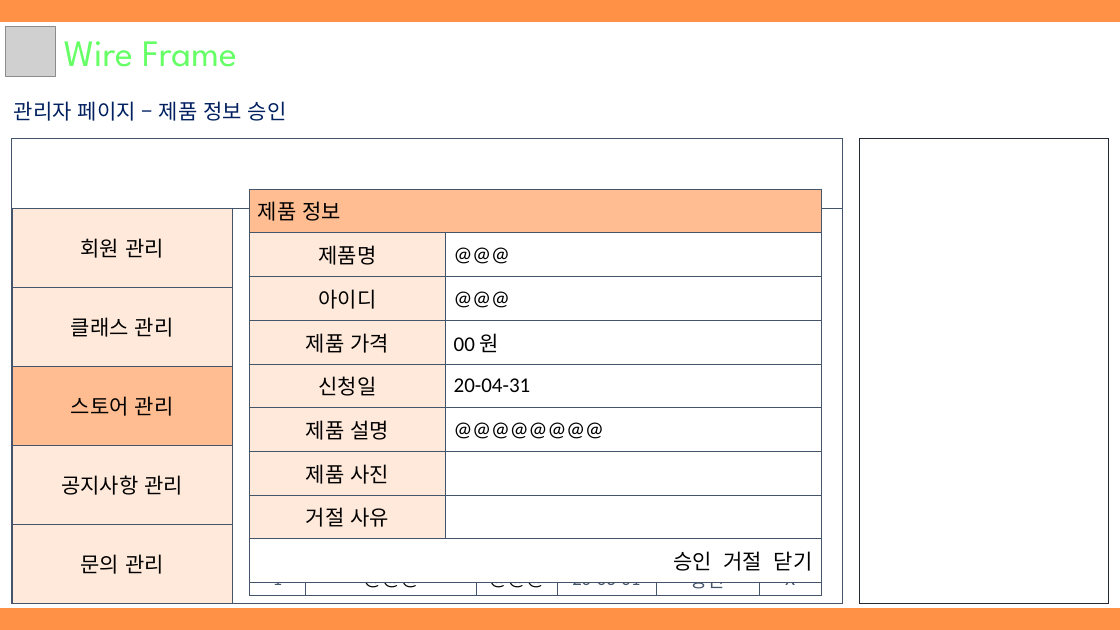
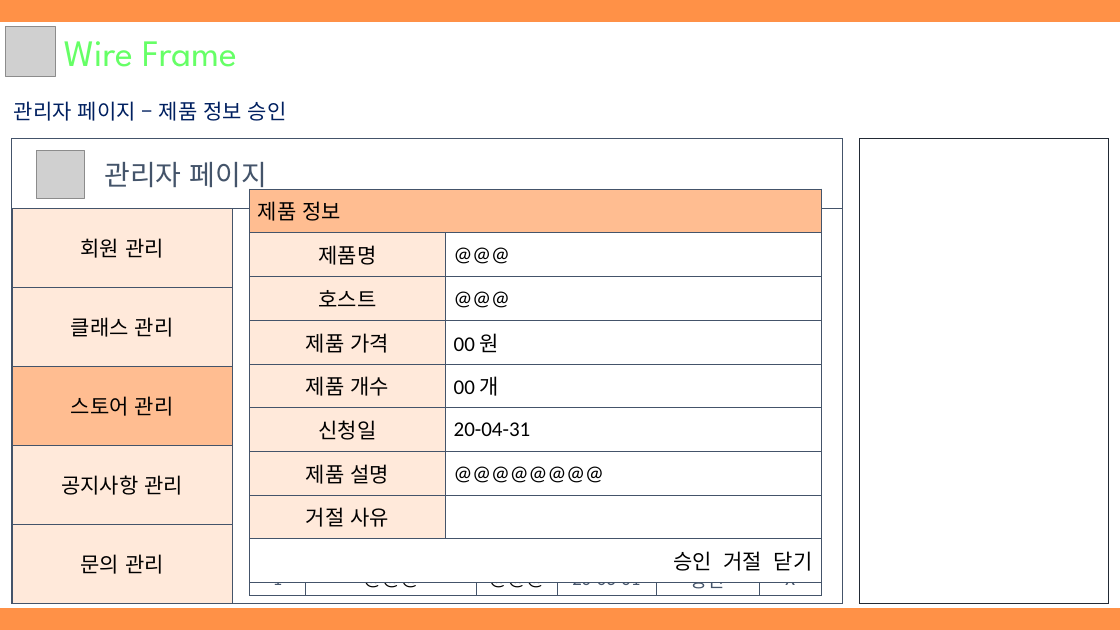
Before and after one commit to hhsw07/ezen-academy-projects, a slide deck: slide 51 of WebContent/hsw/3조 원데이클래스_hsw.pptx (slide 20 before the commit). Drawn at 1120x630 pixels with LibreOffice and Linux fonts; fonts in the diff are those of the drawing; grey boxes stand for pictures. Boxes give left, top, right and bottom in pixels: in the first picture for what was removed or moved away, otherwise in the second. Text is boxed around its words. In the diff, an @@ line names an element or a change of style, - is before the commit and + after.

```diff
--- a/WebContent/hsw/3조 원데이클래스_hsw.pptx
+++ b/WebContent/hsw/3조 원데이클래스_hsw.pptx
@@ picture added at bbox=[37, 151, 85, 199] @@
@@ text added at bbox=[104, 162, 266, 193], 24 pt, text #44546A @@
+관리자 페이지
@@ table at bbox=[250, 189, 821, 582] @@
-row 3, column 1: 아이디
+row 3, column 1: 호스트
+row 5: 제품 개수 | 00 개
-row 7: 제품 사진 | 
```
Also in this commit, not shown: 20 other slides changed, 33 slides added, 1 slide removed, 2 other files.
